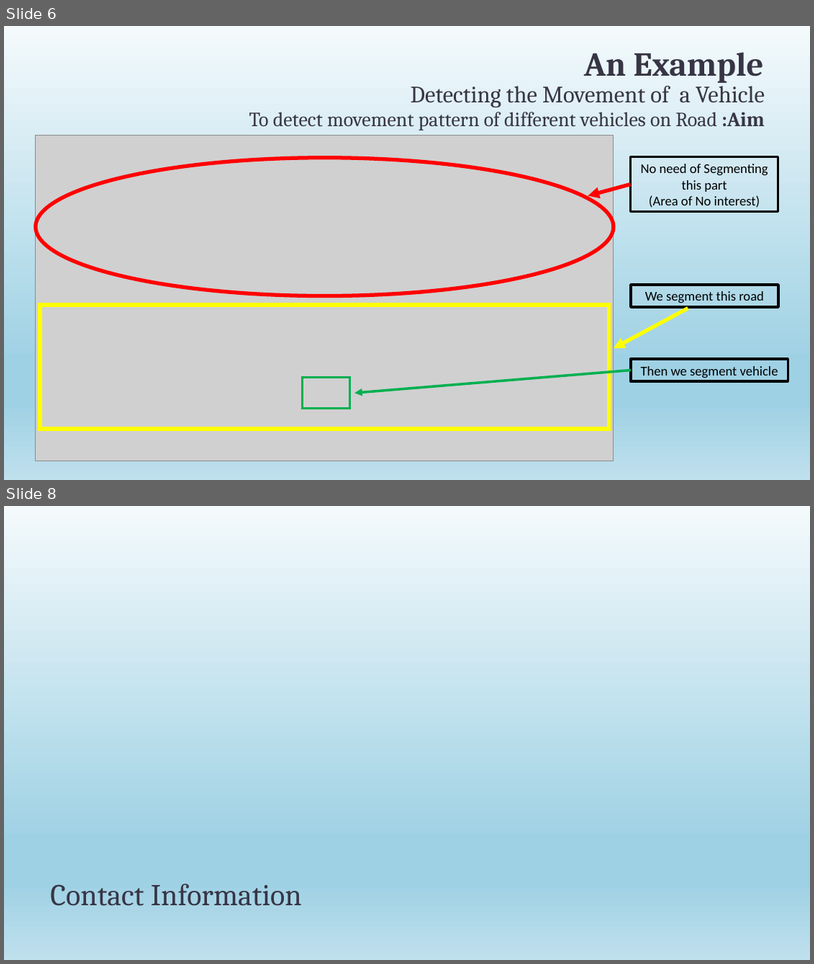
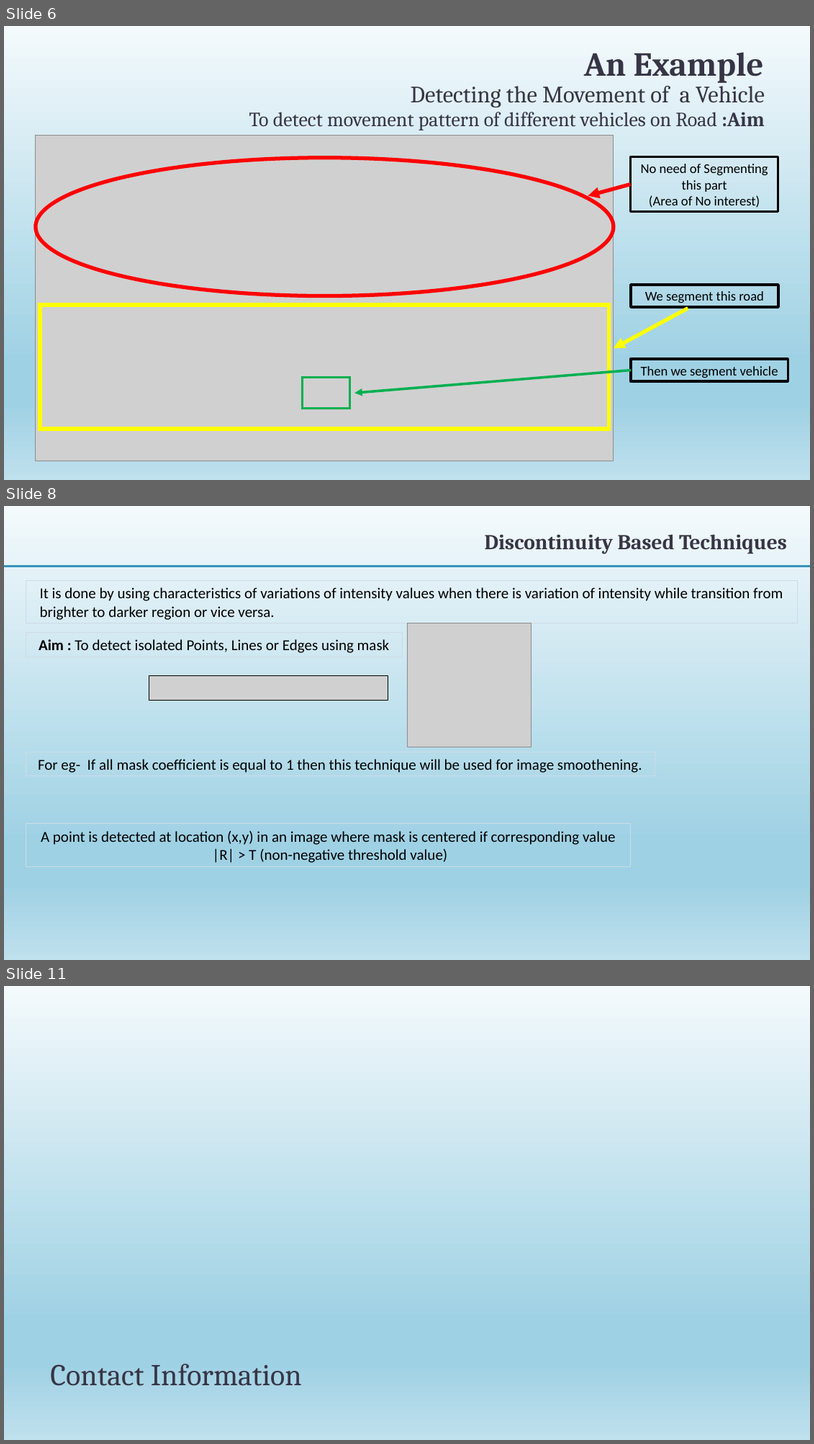
Before and after one commit to ravikumarmodi/Image-Segmentation, a slide deck: Image Segmentation.pptx. Shown one above the other, each under a label of ours: slides 6 and 8 before the commit, slides 6, 8 and 11 after it; the slides between them are not shown. The pictures are 814x964 and 814x1444 pixels, drawn with LibreOffice and Linux fonts; fonts in the diff are those of the drawing; grey boxes stand for pictures. Boxes give left, top, right and bottom in pixels: in the first picture for what was removed or moved away, otherwise in the second. Text is boxed around its words. In the diff, an @@ line names an element or a change of style, - is before the commit and + after.

```diff
--- a/Image Segmentation.pptx
+++ b/Image Segmentation.pptx
@@ slide 8 added at box(4, 506, 810, 960), background gradient #F5F8FA to #EBF1F5 to #CEDBE6; not listed: 1 template element that a slide beside it also shows @@
@@ title added at box(485, 534, 787, 554), 25.2 pt, text #373545, bold @@
+Discontinuity Based Techniques
@@ line added from (810, 566) to (4, 566), #3494BA 2.25 pt @@
@@ rectangle added at box(26, 580, 798, 623), outline #CEDBE6 0.75 pt, 18 pt, text #000000 @@
+It is done by using characteristics of variations of intensity values when there is variation of intensity while transition from brighter to darker region or vice versa.
@@ rectangle added at box(26, 633, 403, 656), outline #CEDBE6 0.75 pt, 18 pt, text #000000 @@
+Aim : To detect isolated Points, Lines or Edges using mask
@@ picture added at box(407, 623, 532, 747) @@
@@ picture added at box(149, 676, 388, 700) @@
@@ rectangle added at box(26, 752, 655, 776), outline #CEDBE6 0.75 pt, 18 pt, text #000000 @@
+For eg- If all mask coefficient is equal to 1 then this technique will be used for image smoothening.
@@ rectangle added at box(26, 824, 631, 867), outline #CEDBE6 0.75 pt, 18 pt, text #000000 @@
+A point is detected at location (x,y) in an image where mask is centered if corresponding value
+|R| > T (non-negative threshold value)
@@ what was slide 8 is now slide 11 @@
```
Also in this commit, not shown: 2 slides changed, 2 other slides added.
